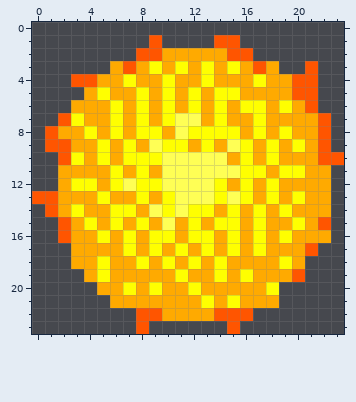
One commit to this pixel-art sprite: resources/images/sun~color.png. Above: the version before the commit.
The file is 25x25 pixels. The old version is drawn lined up with the new one, on the new canvas.
The same view after the edit:
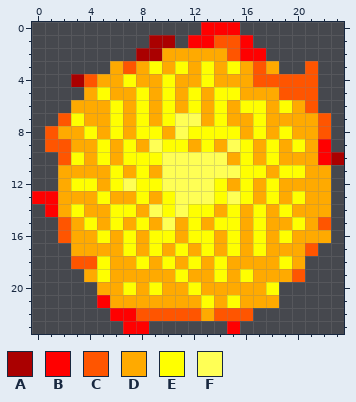
Palette (. is transparent): A #aa0000  B #ff0000  C #ff5500  D #ffaa00  E #ffff00  F #ffff55
Diff:
canvas 25x25 -> 24x24 (the part of the old canvas that was cut away was empty and is not shown)
y 0: x 13..15 ... -> BBB
y 1: x 9..10 C. -> AA; x 12..13 .. -> BB; x 16 . -> B
y 2: x 8..9 CC -> AA; x 16..17 C. -> BB
y 4: x 3 C -> A; x 17..19 EDD -> CCC
y 5: x 19 D -> C
y 9: x 22 C -> B
y 10: x 22..23 CC -> BA
y 13: x 0..1 CC -> BB
y 14: x 1 C -> B
y 18: x 3..4 DD -> CC
y 21: x 5 . -> B
y 22: x 6..7 .. -> BB; x 10..12 DDD -> CCC
y 23: x 7..8 .C -> BB; x 15 C -> B
Boxes around the changes in both pictures, in picture pixels (x1, y1, x2, y2):
changed: (71, 22, 292, 100)
changed: (318, 139, 344, 165)
changed: (32, 191, 58, 217)
changed: (71, 256, 240, 334)
